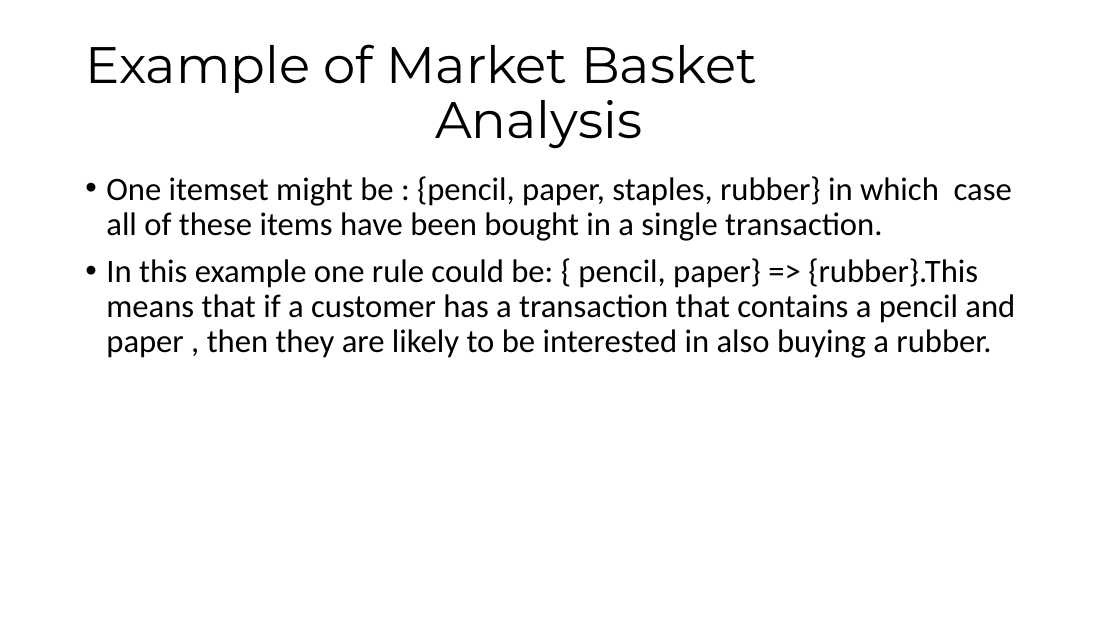
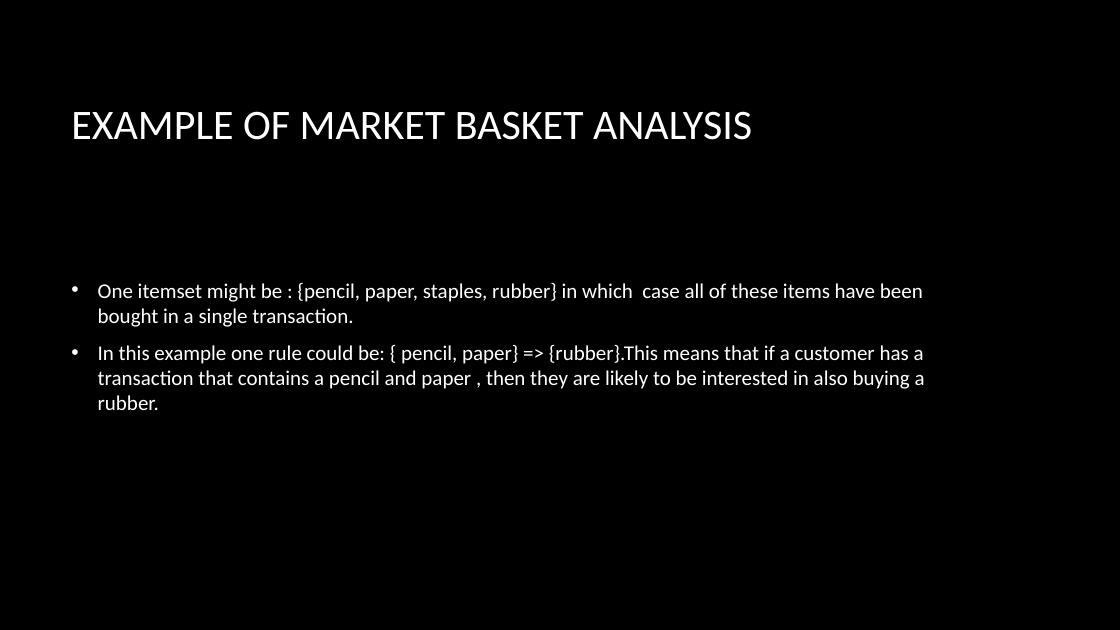
Before and after one commit to keerthiratna/Grocery-Genius-Smart-grocery-shopping-Assistance-with-basket-analysis, a slide deck: slide 15 of MARKET BASKET ANALYSIS PRESENTATION PPT.pptx (slide 16 before the commit). Drawn at 1120x630 pixels with LibreOffice and Linux fonts; fonts in the diff are those of the drawing; background and template pictures are left out. Boxes give left, top, right and bottom in pixels: in the first picture for what was removed or moved away, otherwise in the second. Text is boxed around its words. In the diff, an @@ line names an element or a change of style, - is before the commit and + after.

```diff
--- a/MARKET BASKET ANALYSIS PRESENTATION PPT.pptx
+++ b/MARKET BASKET ANALYSIS PRESENTATION PPT.pptx
@@ background #FFFFFF to picture (left out) @@
@@ title at <box>71,111,752,140</box>: text changed; size 44 to 36 pt; font Montserrat to Calibri; text colour #000000 to #FFFFFF @@
-Example of Market Basket
-Analysis
+EXAMPLE OF MARKET BASKET ANALYSIS
@@ text "One itemset might be : ...": place and size @@
-text "One itemset might be : ..." at <box>106,176,1015,358</box>
+text "One itemset might be : ..." at <box>98,283,925,410</box>
@@ text "One itemset might be : ..." at <box>98,283,925,410</box>: size 28 to 18 pt, text colour #000000 to #FFFFFF; indent changed; line spacing 0.9 to 1; vertical alignment top to middle @@
```
Also in this commit, not shown: 23 other slides changed, 3 slides added, 3 slides removed, 1 other file.
